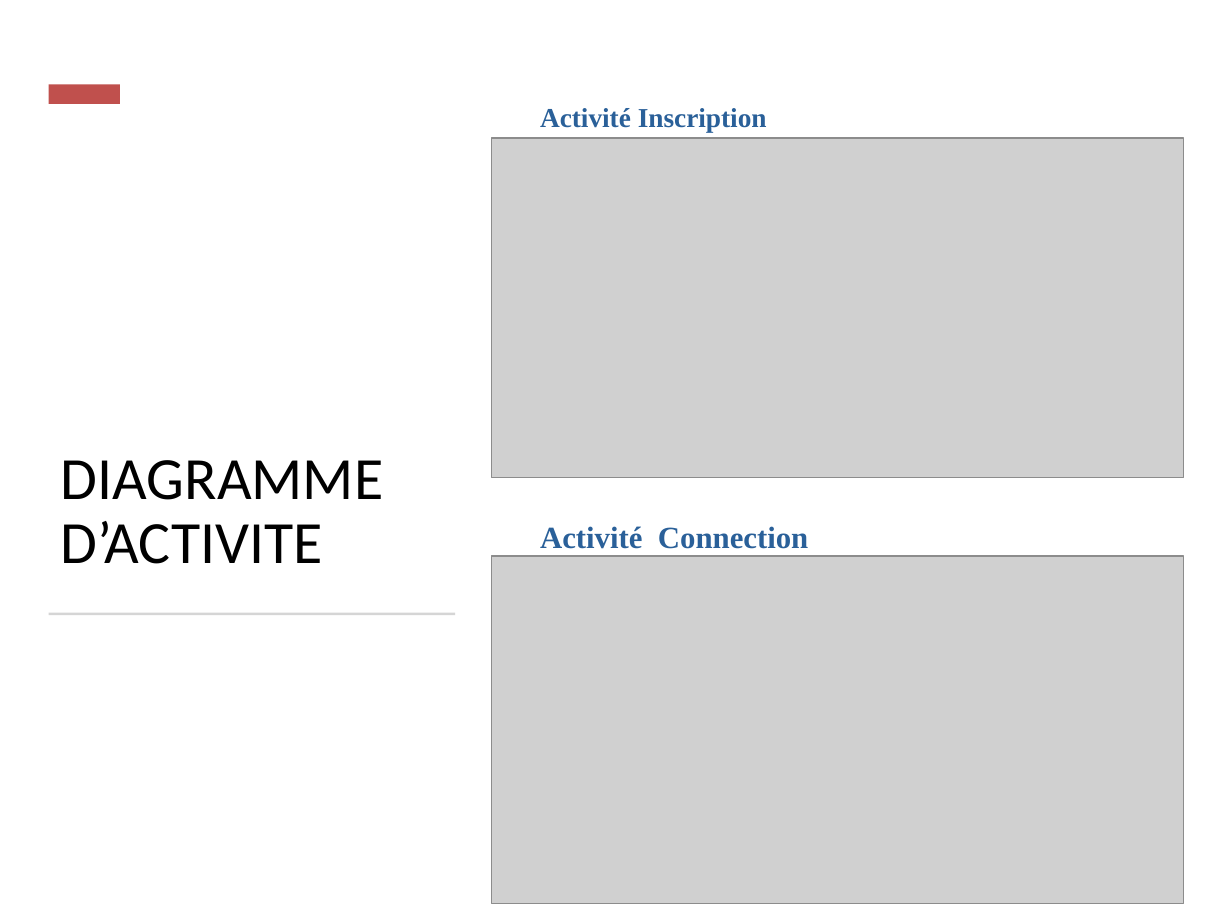
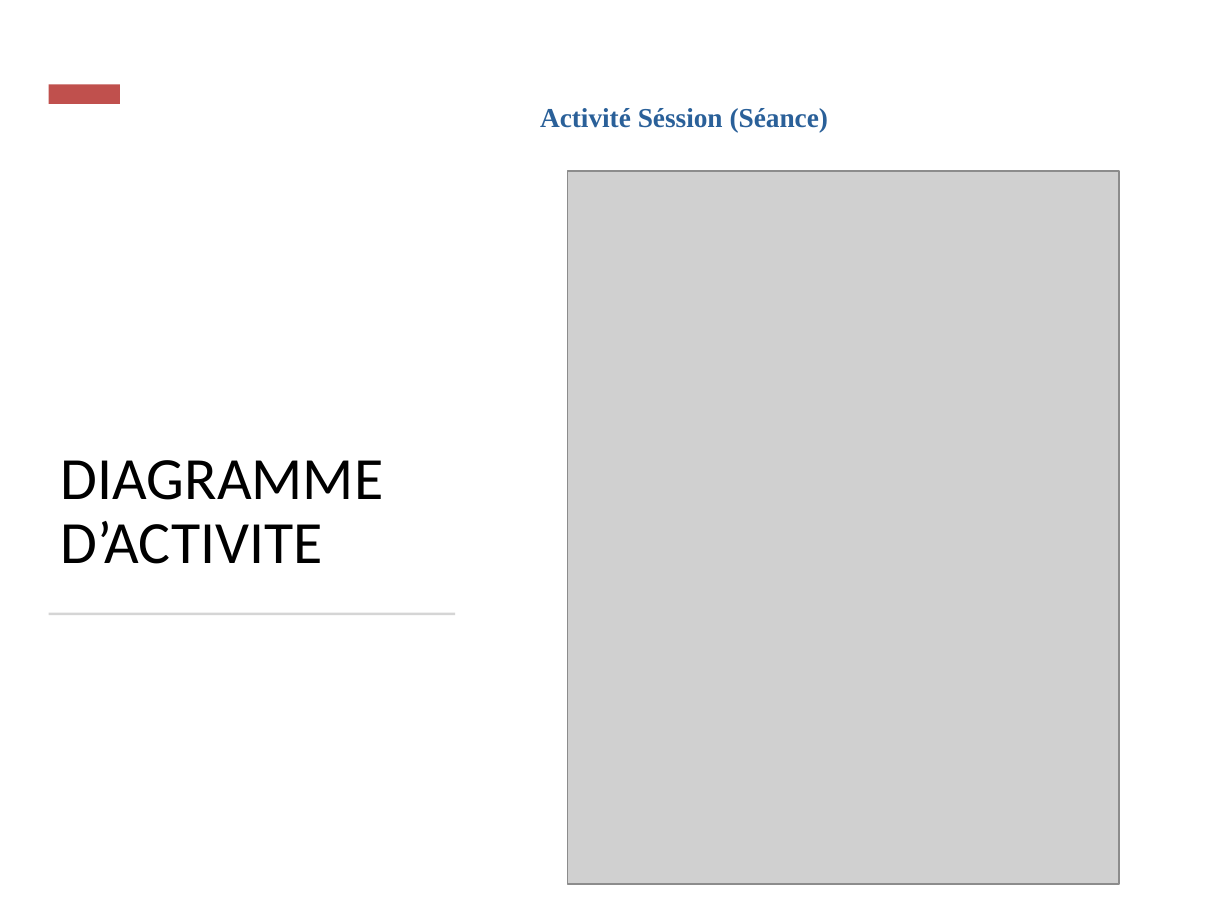
Before and after one commit to ShilkovKonst/pictopicto-client, a slide deck: slide 12 of dossier/PROJET picto.pptx (slide 14 before the commit). Drawn at 1232x924 pixels with LibreOffice and Linux fonts; fonts in the diff are those of the drawing; grey boxes stand for pictures. Boxes give left, top, right and bottom in pixels: in the first picture for what was removed or moved away, otherwise in the second. Text is boxed around its words. In the diff, an @@ line names an element or a change of style, - is before the commit and + after.

```diff
--- a/dossier/PROJET picto.pptx
+++ b/dossier/PROJET picto.pptx
@@ text at [540, 108, 829, 132]: text changed @@
-Activité Inscription
+Activité Séssion (Séance)
@@ picture removed at [492, 138, 1184, 478] @@
@@ picture added at [568, 171, 1120, 885] @@
@@ text removed at [540, 526, 808, 549] @@
-Activité Connection
@@ picture removed at [492, 556, 1184, 903] @@
```
Also in this commit, not shown: 9 other slides changed, 9 slides added, 2 slides removed, 2 other files.
